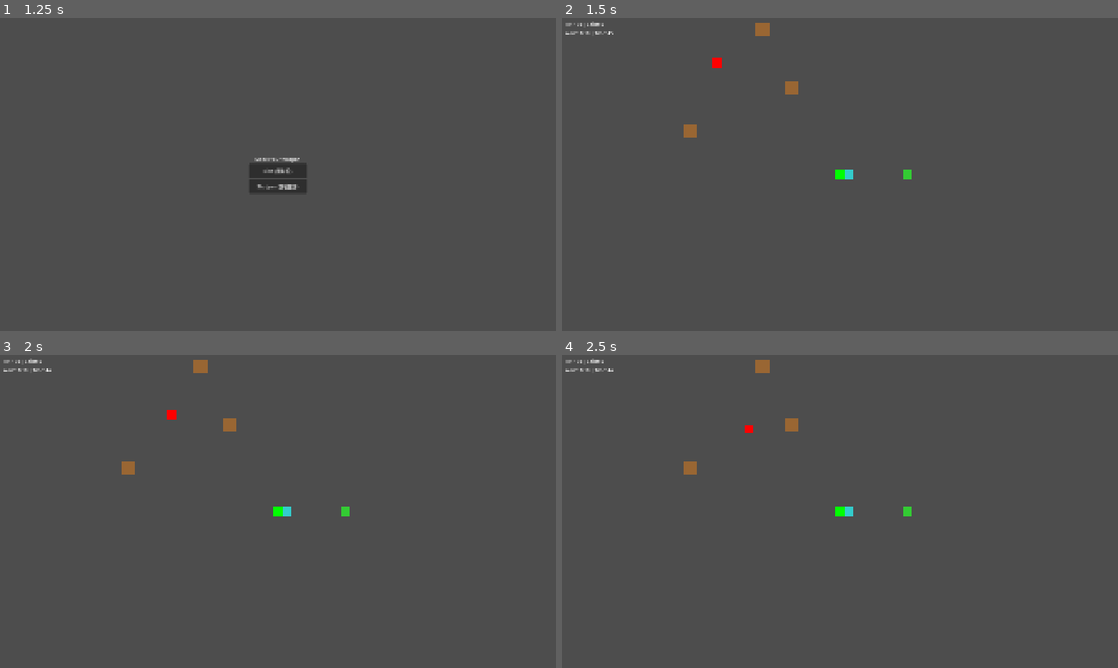
Above: before the commit, frames 1-4 (two rows, left to right).
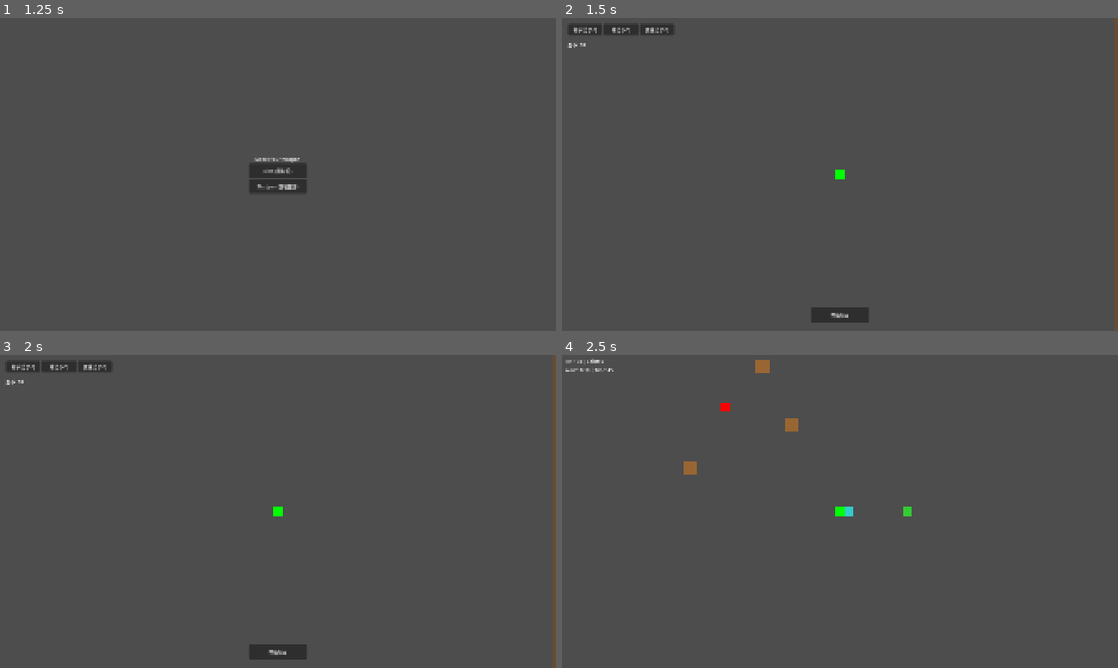
Above: after the commit, the same moments.

Repository: felang/utoland
Game: Godot game, scene res://scenes/ui/start_menu.tscn
Same seed, same stepped clock (60 frames per second), same inputs: the game is played once before the commit and once after it.
Inputs (mouse positions are in pixels of both pictures, inside the frame that each line leads up to):
- Up to frame 1 (1.25 s): click "Start Game" at 0.5 s
- Up to frame 2 (1.5 s): click "Rifle (速射枪)" at 1.25 s
- Up to frame 3 (2 s): no input
- Up to frame 4 (2.5 s): click (840, 652) at 2 s, where only the run after the commit has a clickable "开始战斗"

Frame 1 is identical in both runs. In frame 2, 2.1% of the frame differs, in the area x 0-100%, y 0-100%; in frame 3, 2.1%; in frame 4, less than 0.1%.

Commit message:
fix(phase3): 修复武器选择跳转到布置场景

Diff:
--- a/scripts/weapon_select.gd
+++ b/scripts/weapon_select.gd
@@ -13,4 +13,4 @@
 	start_game()
 
 func start_game():
-	get_tree().change_scene_to_file("res://scenes/main.tscn")
+	get_tree().change_scene_to_file("res://scenes/placement.tscn")
